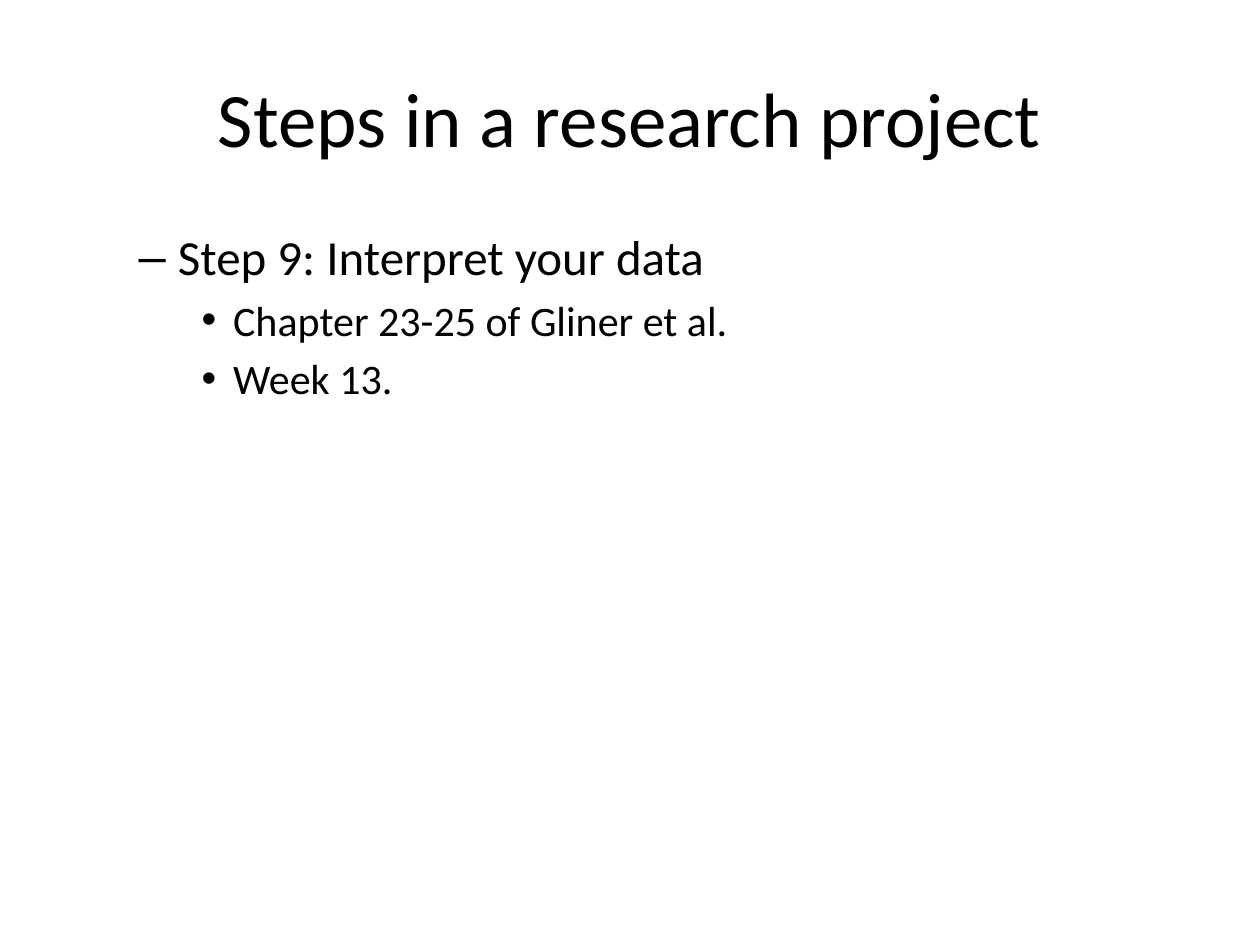
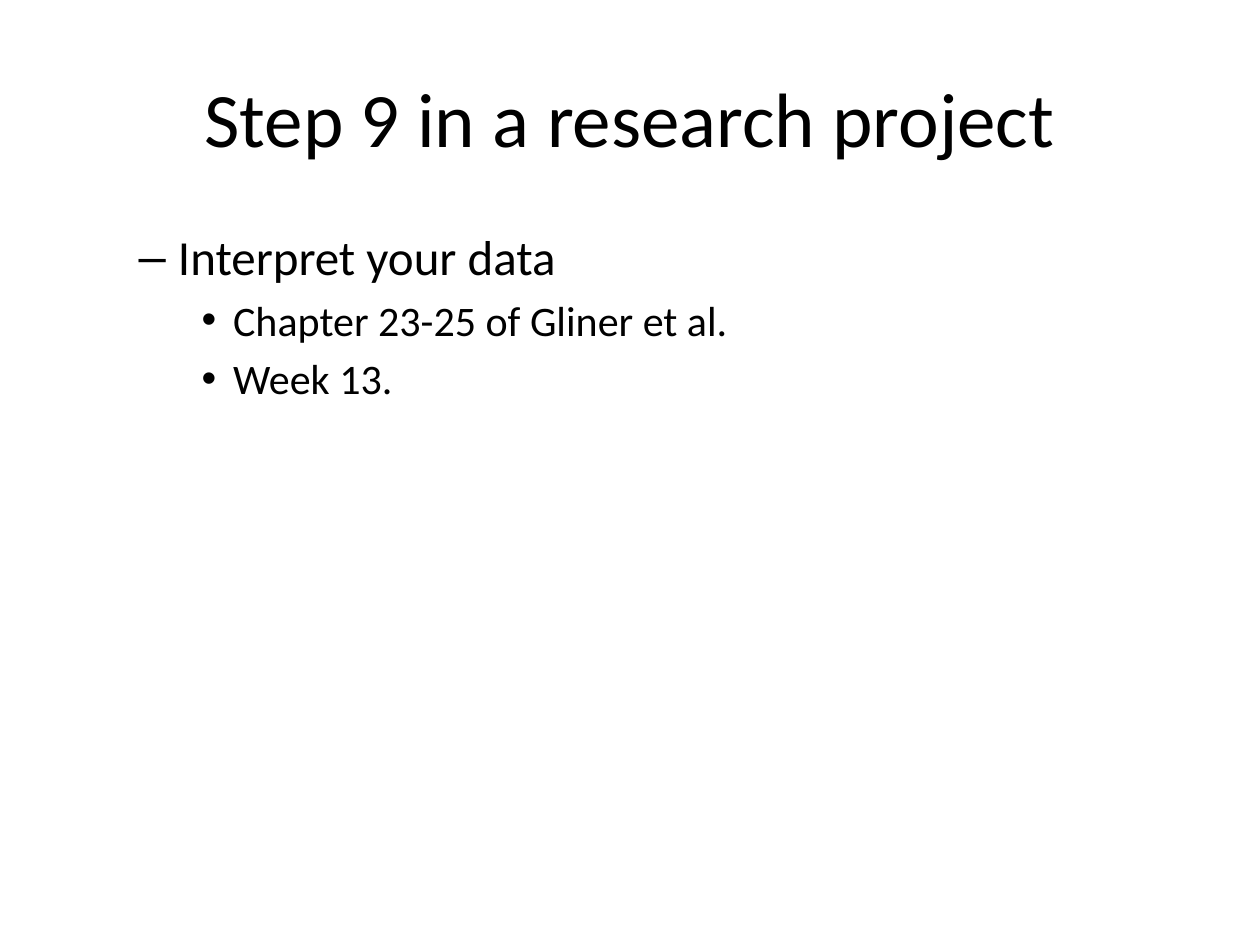
Before and after one commit to pmean/classes, a slide deck: slide 12 of clinical-research-methodology/results/video02-planning.pptx. Drawn at 1260x945 pixels with LibreOffice and Linux fonts; fonts in the diff are those of the drawing. Boxes give left, top, right and bottom in pixels: in the first picture for what was removed or moved away, otherwise in the second. Text is boxed around its words. In the diff, an @@ line names an element or a change of style, - is before the commit and + after.

```diff
--- a/clinical-research-methodology/results/video02-planning.pptx
+++ b/clinical-research-methodology/results/video02-planning.pptx
@@ title at bbox=[205, 93, 1053, 161]: text changed @@
-Steps in a research project
+Step 9 in a research project
@@ text at bbox=[178, 241, 556, 283]: text changed @@
-  – Step 9: Interpret your data
+  – Interpret your data
```
Also in this commit, not shown: 12 other slides changed, 17 other files.
